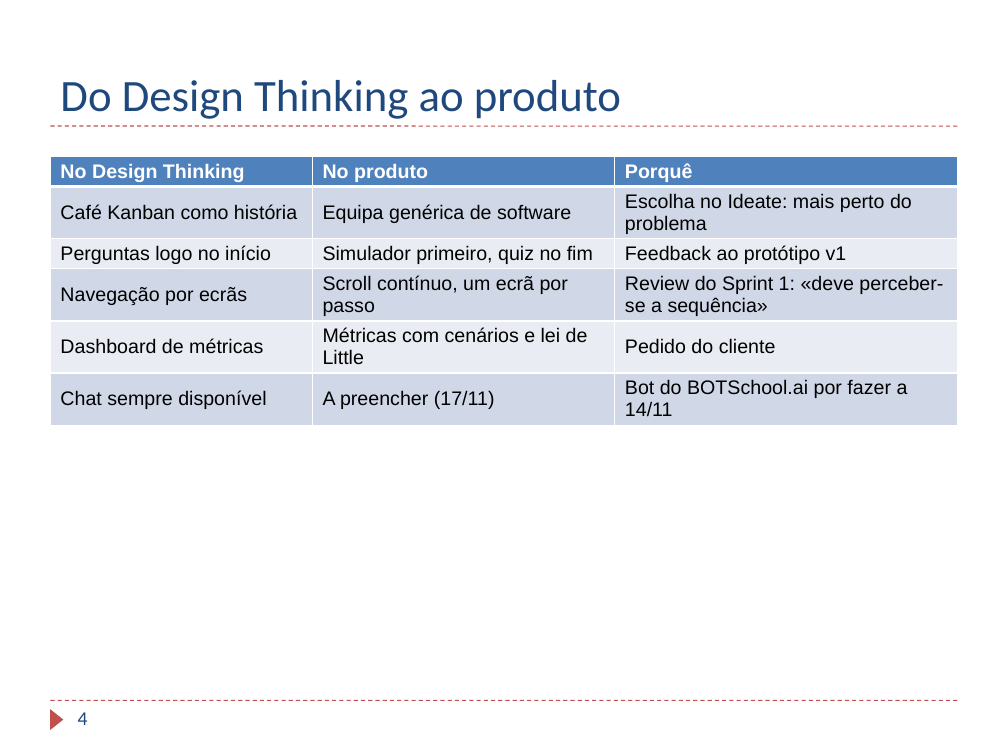
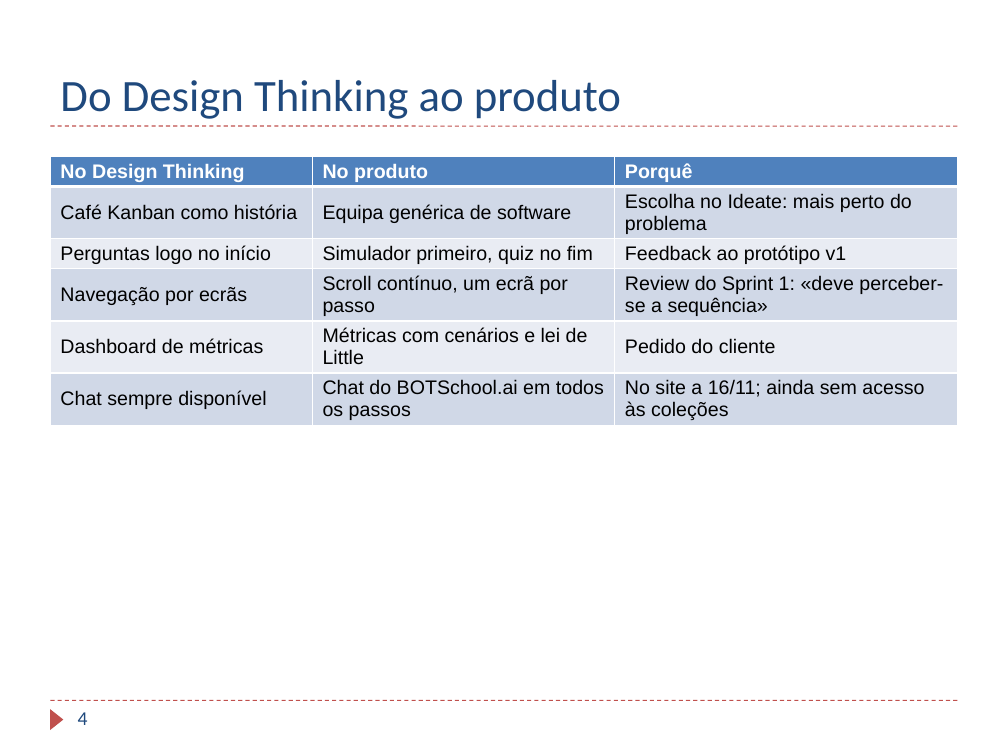
Before and after one commit to TaniaBmGuedes/MDS-TP4, a slide deck: slide 4 of entrega/07_Apresentacao_Final.pptx. Drawn at 1008x756 pixels with LibreOffice and Linux fonts; fonts in the diff are those of the drawing; background and template pictures are left out. Boxes give left, top, right and bottom in pixels: in the first picture for what was removed or moved away, otherwise in the second. Text is boxed around its words. In the diff, an @@ line names an element or a change of style, - is before the commit and + after.

Commit message:
Entrega: documentos atualizados a 16/11 (chat no site, Sprint 2 com 24 de 33 SP, 40 PR, 149 testes)
- Plano, backlog, atas, teste do chatbot, relatório e apresentação com o
  estado do Jira e do GitHub a 16/11: tickets 15 e 21 em Done, chat
  (ticket 40) em curso e integrado no site pelo PR #44, ainda sem acesso
  às coleções; gráfico do simulador melhorado (PR #41).
- Capturas do site de 15/11 usadas na secção 8 do relatório.
- README com o pré-visualização do main (deploy-preview-44) e o que falta.

```diff
--- a/entrega/07_Apresentacao_Final.pptx
+++ b/entrega/07_Apresentacao_Final.pptx
@@ table at <box>50,156,958,424</box> @@
-row 6, column 2: A preencher (17/11)
+row 6, column 2: Chat do BOTSchool.ai em todos os passos
-row 6, column 3: Bot do BOTSchool.ai por fazer a 14/11
+row 6, column 3: No site a 16/11; ainda sem acesso às coleções
```
Also in this commit, not shown: 2 other slides changed, 15 other files.
